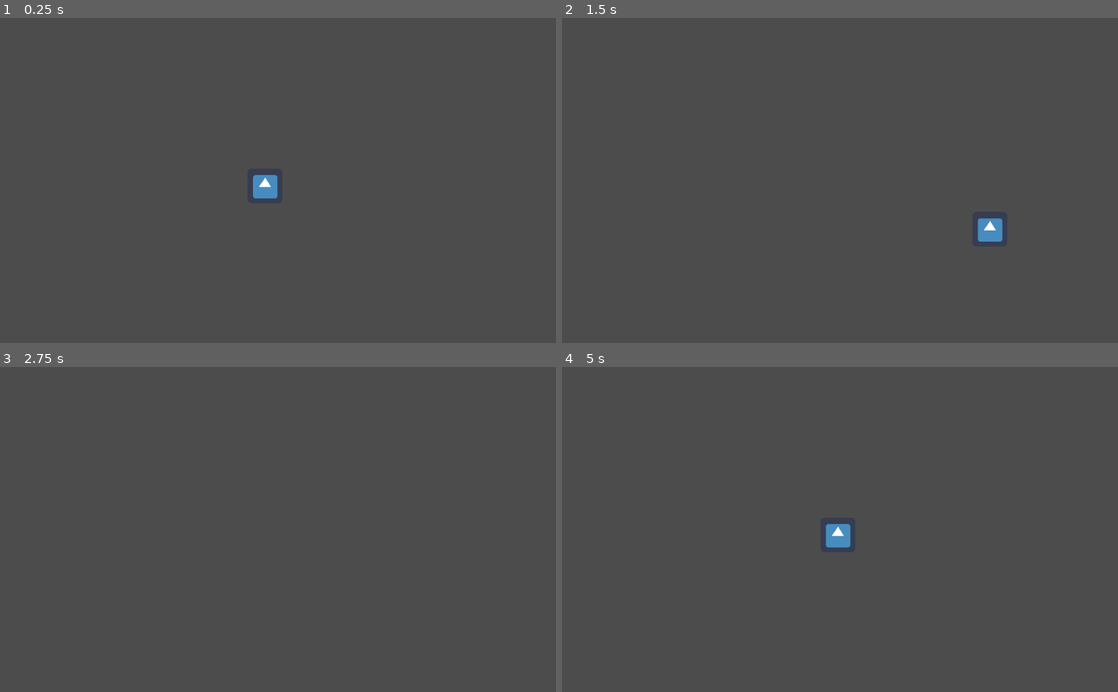
Above: before the commit, frames 1-4 (two rows, left to right).
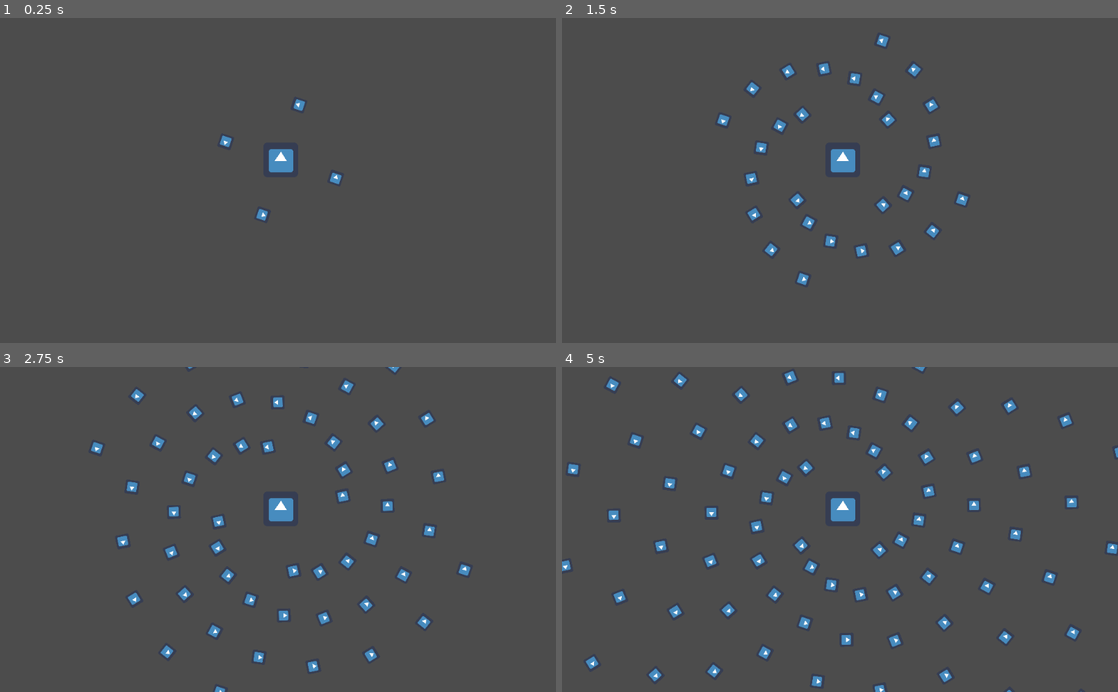
Above: after the commit, the same moments.

Repository: Magesu/mini-jam-100-overload
Game: Godot game, scene res://Main.tscn
Same seed, same stepped clock (60 frames per second), same inputs: the game is played once before the commit and once after it. The engine's default icon, where the game draws it, is replaced by a stand-in: a white triangle on a blue panel in a dark square.
Inputs:
- Up to frame 1 (0.25 s): no input
- Up to frame 2 (1.5 s): hold Right (ui_right) 0.53-1.28 s; hold Down (ui_down) from 1.28 s (still down)
- Up to frame 3 (2.75 s): release Down (ui_down) at 2.03 s; hold Right (ui_right) from 2.03 s (still down)
- Up to frame 4 (5 s): release Right (ui_right) at 2.78 s; hold Up (ui_up) 2.78-3.53 s; hold Left (ui_left) from 3.53 s (still down)

The runs differ from the first frame. In frame 1, 0.9% of the frame differs, in the area x 39-62%, y 25-63%; in frame 2, 2.2%; in frame 3, 2.9%; in frame 4, 4.3%, in the area x 0-100%, y 0-100%.

Commit message:
Added enemy that shoots bullets

Diff:
--- a/Main.tscn
+++ b/Main.tscn
@@ -1,8 +1,8 @@
 [gd_scene load_steps=2 format=2]
 
-[ext_resource path="res://Scenes/Player.tscn" type="PackedScene" id=1]
+[ext_resource path="res://Scenes/Enemy.tscn" type="PackedScene" id=1]
 
 [node name="Main" type="Node2D"]
 
-[node name="Player" parent="." instance=ExtResource( 1 )]
-position = Vector2( 488, 310 )
+[node name="Enemy" parent="." instance=ExtResource( 1 )]
+position = Vector2( 517, 262 )
--- /dev/null
+++ b/Scenes/Bullet.tscn
@@ -0,0 +1,23 @@
+[gd_scene load_steps=4 format=2]
+
+[ext_resource path="res://icon.png" type="Texture" id=1]
+[ext_resource path="res://Scenes/Scripts/Bullet.gd" type="Script" id=2]
+
+[sub_resource type="RectangleShape2D" id=1]
+extents = Vector2( 13, 13 )
+
+[node name="Bullet" type="Area2D"]
+collision_layer = 0
+collision_mask = 0
+script = ExtResource( 2 )
+
+[node name="Sprite" type="Sprite" parent="."]
+scale = Vector2( 0.4, 0.4 )
+texture = ExtResource( 1 )
+
+[node name="CollisionShape2D" type="CollisionShape2D" parent="."]
+shape = SubResource( 1 )
+
+[node name="VisibilityNotifier2D" type="VisibilityNotifier2D" parent="."]
+
+[connection signal="screen_exited" from="VisibilityNotifier2D" to="." method="_on_VisibilityNotifier2D_screen_exited"]
--- /dev/null
+++ b/Scenes/Enemy.tscn
@@ -0,0 +1,23 @@
+[gd_scene load_steps=4 format=2]
+
+[ext_resource path="res://icon.png" type="Texture" id=1]
+[ext_resource path="res://Scenes/Scripts/Enemy.gd" type="Script" id=2]
+
+[sub_resource type="RectangleShape2D" id=1]
+extents = Vector2( 32, 32 )
+
+[node name="Enemy" type="KinematicBody2D"]
+collision_layer = 0
+script = ExtResource( 2 )
+
+[node name="Sprite" type="Sprite" parent="."]
+texture = ExtResource( 1 )
+
+[node name="CollisionShape2D" type="CollisionShape2D" parent="."]
+shape = SubResource( 1 )
+
+[node name="Rotator" type="Position2D" parent="."]
+
+[node name="ShootTimer" type="Timer" parent="."]
+
+[connection signal="timeout" from="ShootTimer" to="." method="_on_Shoot_Timer_timeout"]
--- /dev/null
+++ b/Scenes/Scripts/Bullet.gd
@@ -0,0 +1,25 @@
+extends Area2D
+
+
+# Export variables
+export var speed = 100
+
+# Variables
+var direction = Vector2.ZERO
+var velocity = Vector2.ZERO
+
+# Called when the node enters the scene tree for the first time.
+func _ready():
+	# Gets the direction of the bullet with the power of MATH
+	direction = Vector2(cos(get_rotation()),sin(get_rotation()))
+
+
+# Called every frame. 'delta' is the elapsed time since the previous frame.
+func _process(delta):
+	# Makes the bullet move forward
+	velocity = direction * speed
+	position += velocity * delta
+
+func _on_VisibilityNotifier2D_screen_exited():
+	# Kills the bullet when it goes offscreen
+	queue_free()
--- /dev/null
+++ b/Scenes/Scripts/Enemy.gd
@@ -0,0 +1,50 @@
+extends KinematicBody2D
+
+
+# Export variables
+export var rotate_speed = 100
+export var shoot_timer_wait_time = 0.2
+export var spawnpoint_count = 4
+export var radius = 100
+
+# Nodes
+onready var shoot_timer = $ShootTimer
+onready var rotator = $Rotator
+
+# Scenes
+var bullet_scene = preload("res://Scenes/Bullet.tscn")
+
+# Called when the node enters the scene tree for the first time.
+func _ready():
+	# Gets the angle inbetween the spawnpoints
+	var step = (2 * PI) / spawnpoint_count
+
+	# For every spawnpoint, create a new position node at the appropriate position and with the appropriate rotation
+	for i in range(spawnpoint_count):
+		var spawnpoint = Position2D.new()
+
+		# Creates a vector with the distance of radius and rotates it by the step times i
+		var pos = Vector2(radius, 0).rotated(step * i)
+		spawnpoint.position = pos
+		spawnpoint.rotation = pos.angle()
+		rotator.add_child(spawnpoint)
+
+	# Starts the timer
+	shoot_timer.wait_time = shoot_timer_wait_time
+	shoot_timer.start()
+
+
+# Called every frame. 'delta' is the elapsed time since the previous frame.
+func _process(delta):
+	# BANANAS ROTAT E
+	var new_rotation = rotator.rotation_degrees + (rotate_speed * delta)
+	rotator.rotation_degrees = fmod(new_rotation, 360)
+
+
+func _on_Shoot_Timer_timeout():
+	# Spawns a bullet in every spawnpoint
+	for child in rotator.get_children():
+		var bullet = bullet_scene.instance()
+		bullet.position = child.global_position
+		bullet.rotation = child.global_rotation
+		get_tree().get_root().add_child(bullet)
